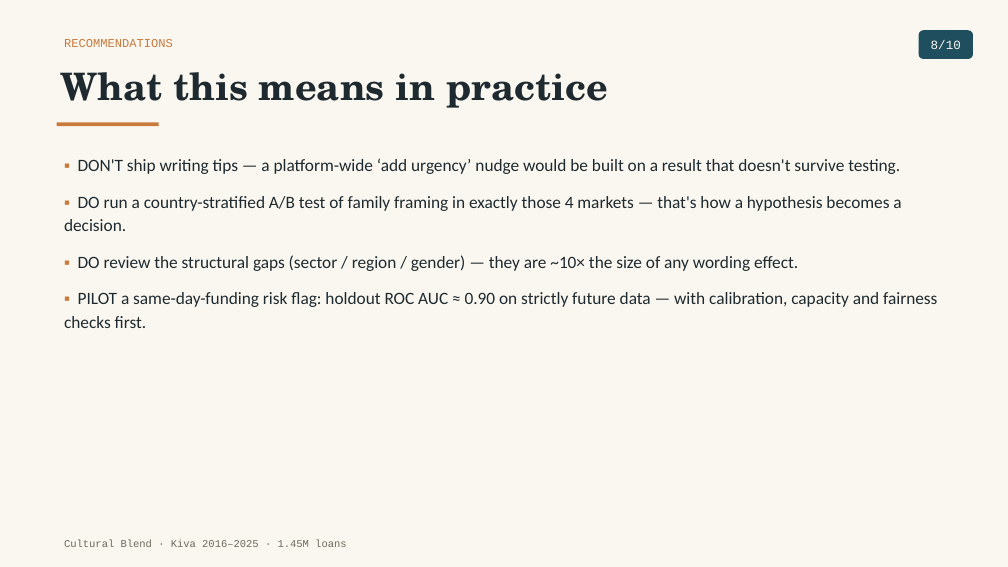
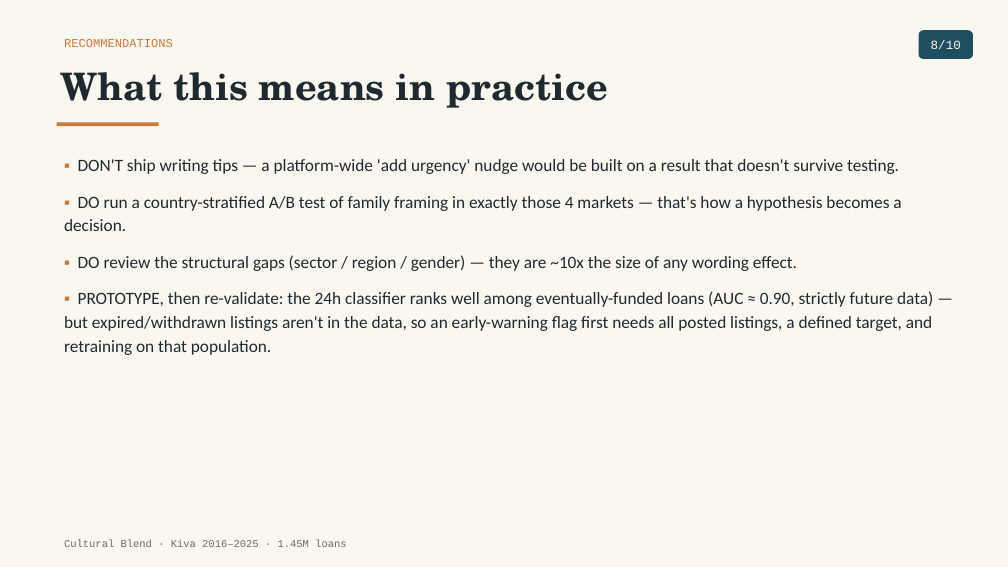
Before and after one commit to tuannm3812/unsw-ma-hackathon-2026, a slide deck: slide 8 of docs/presentation/slides_draft.pptx. Drawn at 1008x567 pixels with LibreOffice and Linux fonts; fonts in the diff are those of the drawing. Boxes give left, top, right and bottom in pixels: in the first picture for what was removed or moved away, otherwise in the second. Text is boxed around its words. In the diff, an @@ line names an element or a change of style, - is before the commit and + after.

```diff
--- a/docs/presentation/slides_draft.pptx
+++ b/docs/presentation/slides_draft.pptx
@@ text at [78,159,899,174]: text changed @@
-▪ DON'T ship writing tips — a platform-wide ‘add urgency’ nudge would be built on a result that doesn't survive testing.
+▪ DON'T ship writing tips — a platform-wide 'add urgency' nudge would be built on a result that doesn't survive testing.
@@ text at [64,255,933,355]: text changed @@
-▪ DO review the structural gaps (sector / region / gender) — they are ~10× the size of any wording effect.
-▪ PILOT a same-day-funding risk flag: holdout ROC AUC ≈ 0.90 on strictly future data — with calibration, capacity and fairness checks first.
+▪ DO review the structural gaps (sector / region / gender) — they are ~10x the size of any wording effect.
+▪ PROTOTYPE, then re-validate: the 24h classifier ranks well among eventually-funded loans (AUC ≈ 0.90, strictly future data) — but expired/withdrawn listings aren't in the data, so an early-warning flag first needs all posted listings, a defined target, and retraining on that population.
```
Also in this commit, not shown: 7 other slides changed, 11 other files.
